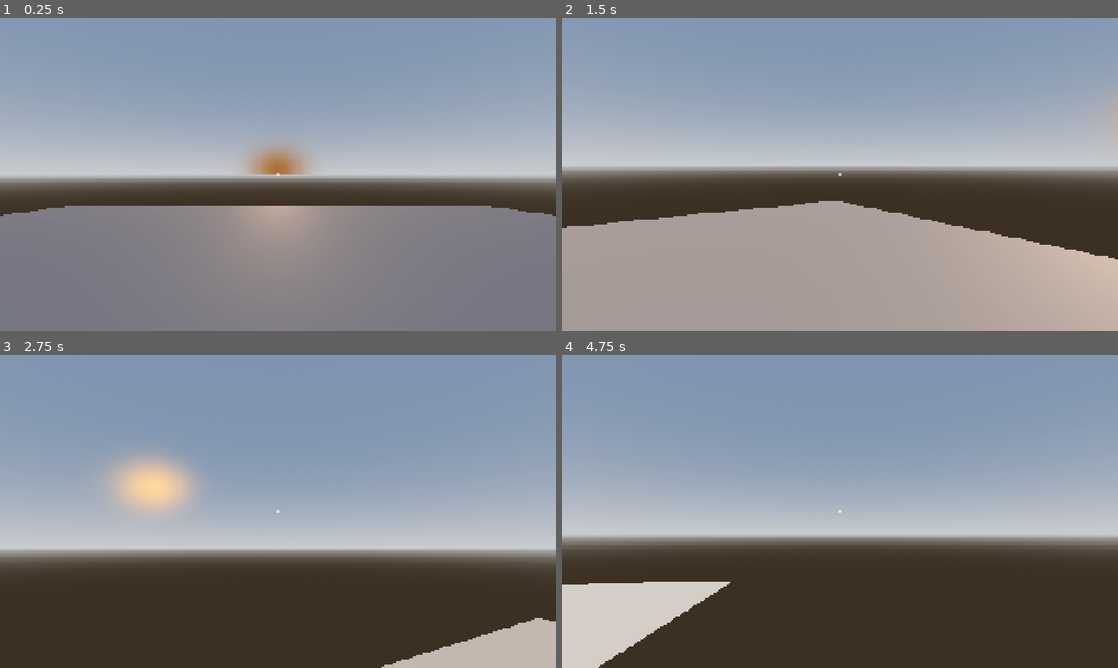
Above: before the commit, frames 1-4 (two rows, left to right).
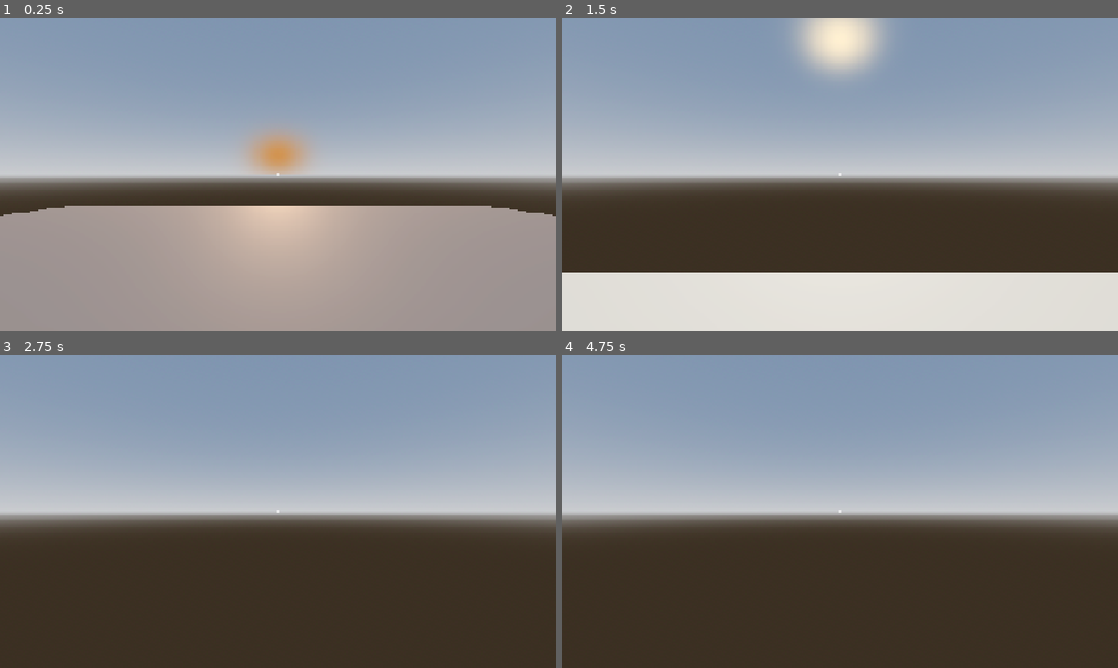
Above: after the commit, the same moments.

Repository: Octoan1/Respawn-Game-Jam-2025
Game: Godot game, scene res://scenes/main.tscn
The game is run twice, just before and just after one commit, with the same random seed, the same clock (stepped at 60 frames per second) and the same inputs.
Inputs (mouse positions are in pixels of both pictures, inside the frame that each line leads up to):
- Up to frame 1 (0.25 s): no input
- Up to frame 2 (1.5 s): tap Enter at 0.5 s; move the mouse to (867, 174) at 0.52 s; hold W (move_forward) from 0.53 s (still down); tap Space (jump) at 0.77 s; move the mouse to (812, 174) at 1.27 s
- Up to frame 3 (2.75 s): keep holding W (move_forward); tap Space (jump) at 1.52 s; move the mouse to (289, 505) at 2.02 s
- Up to frame 4 (4.75 s): keep holding W (move_forward); move the mouse to (834, 517) at 2.77 s; tap Space (jump) at 3.02, 3.77, 4.52 s; move the mouse to (878, 514) at 3.52 s; move the mouse to (795, 508) at 4.27 s

The runs differ from the first frame. In frame 1, 41% of the frame differs, in the area x 0-100%, y 36-100%; in frame 2, 44%, in the area x 0-100%, y 0-100%; in frame 3, 27%; in frame 4, 16%.

Commit message:
Resetting position and direction

Diff:
--- a/scenes/main.tscn
+++ b/scenes/main.tscn
@@ -6,6 +6,7 @@
 [ext_resource type="Script" uid="uid://bfqiit3i4il1q" path="res://scenes/box_test.gd" id="5_tbgi4"]
 [ext_resource type="PackedScene" uid="uid://i8p0bkkwa0ot" path="res://scenes/environment/props/obelisk.tscn" id="5_tefeu"]
 [ext_resource type="Texture2D" uid="uid://btf5arbs8djy5" path="res://assets/crosshair.svg" id="6_o6xl0"]
+[ext_resource type="Script" uid="uid://bb8ps6a8lrwj5" path="res://scenes/reset_manager.gd" id="6_tipki"]
 
 [sub_resource type="GDScript" id="GDScript_tbgi4"]
 resource_name = "GlobalInputs"
@@ -80,9 +81,9 @@
 [node name="Objects" type="Node" parent="."]
 
 [node name="Sun" type="DirectionalLight3D" parent="Objects"]
-transform = Transform3D(1, 0, 0, 0, -0.9774491, 0.21117117, 0, -0.21117117, -0.9774491, 0.68523884, 2.824976, -10.557611)
 shadow_enabled = true
 script = ExtResource("1_tbgi4")
+sun_angle_offset = 180.0
 
 [node name="Moon" type="MeshInstance3D" parent="Objects"]
 mesh = SubResource("SphereMesh_tipki")
@@ -156,7 +157,7 @@
 offset_right = 40.0
 offset_bottom = 40.0
 
-[node name="Crosshair" type="Control" parent="UI"]
+[node name="Control" type="Control" parent="UI"]
 layout_mode = 3
 anchors_preset = 15
 anchor_right = 1.0
@@ -165,9 +166,22 @@
 grow_vertical = 2
 mouse_filter = 1
 
-[node name="TextureRect" type="TextureRect" parent="UI/Crosshair"]
+[node name="ResetManager" type="Node" parent="UI/Control"]
+script = ExtResource("6_tipki")
+player_path = NodePath("../../../Objects/PlayerPostProcess/PostProcessViewport/Player")
+
+[node name="CanvasLayer" type="CanvasLayer" parent="UI/Control/ResetManager"]
+
+[node name="FadeOverlay" type="ColorRect" parent="UI/Control/ResetManager/CanvasLayer"]
+modulate = Color(1, 1, 1, 0)
+anchors_preset = -1
+anchor_bottom = 0.053000003
+offset_right = 1930.0
+offset_bottom = 1035.76
+color = Color(0, 0, 0, 1)
+
+[node name="TextureRect" type="TextureRect" parent="UI/Control/ResetManager/CanvasLayer"]
 self_modulate = Color(1, 1, 1, 0.6666667)
-layout_mode = 1
 anchors_preset = 8
 anchor_left = 0.5
 anchor_top = 0.5
--- a/scenes/moon.gd
+++ b/scenes/moon.gd
@@ -17,7 +17,7 @@
 func _process(delta: float) -> void:
 	var t = GlobalTime.time_of_day
 	# Map time (0–24h) to full rotation
-	var sun_angle_deg = ((t / 24.0) * 360.0) + 90.0
+	var sun_angle_deg = ((t / 24.0) * 360.0) + 180
 	var moon_angle_deg = sun_angle_deg + 180.0  # Opposite of sun
 
 	# Convert to radians
--- /dev/null
+++ b/scenes/reset_manager.gd
@@ -0,0 +1,65 @@
+extends Node
+
+@export var fade_speed : float = 0.5
+@export var reset_time : float = 24.0  # when the day ends
+@export var fade_color : Color = Color.BLACK
+@onready var fade_overlay : ColorRect = $CanvasLayer/FadeOverlay
+@export var player_path : NodePath
+@onready var player : Node = get_node_or_null(player_path)
+
+var is_fading_out = false
+var is_fading_in = false
+var fade_progress = 0.0
+var day_resetting = false
+
+func _process(delta: float) -> void:
+	# Check if it's time to reset the day
+	if not day_resetting and GlobalTime.time_of_day >= reset_time:
+		start_day_reset()
+
+	# Handle fading
+	if is_fading_out:
+		fade_progress += delta * fade_speed
+		fade_overlay.modulate.a = clamp(fade_progress, 0.0, 1.0)
+		if fade_progress >= 1.0:
+			is_fading_out = false
+			perform_reset()
+			is_fading_in = true
+			fade_progress = 1.0
+
+	elif is_fading_in:
+		fade_progress -= delta * fade_speed
+		fade_overlay.modulate.a = clamp(fade_progress, 0.0, 1.0)
+		if fade_progress <= 0.0:
+			is_fading_in = false
+			day_resetting = false
+
+
+func start_day_reset() -> void:
+	day_resetting = true
+	is_fading_out = true
+	fade_progress = 0.0
+	GlobalTime.stopped = true
+
+
+func perform_reset() -> void:
+	# Reset time
+	GlobalTime.time_of_day = 0.0  # start of new day
+	GlobalTime.stopped = false
+
+	# Reset player position
+	if player:
+		player.global_position = Vector3.ZERO
+		player.look_at(Vector3(0, 0, -1), Vector3.UP)
+
+		var neck = player.get_node_or_null("Neck")
+		if neck:
+			neck.look_at(neck.global_position - Vector3(0,0,1), Vector3.UP)
+		else:
+			print("No Neck")
+
+		var cam = neck.get_node_or_null("Camera3D")
+		if cam:
+			cam.look_at(cam.global_position - Vector3(0,0,1), Vector3.UP)
+		else:
+			print("No Cam")
--- /dev/null
+++ b/scenes/text_edit.gd
@@ -0,0 +1,4 @@
+extends TextEdit
+
+func _process(delta: float) -> void:
+	text = str(GlobalTime.day_counter) + str(GlobalTime.time_of_day)
--- a/scripts/GlobalTime.gd
+++ b/scripts/GlobalTime.gd
@@ -1,10 +1,15 @@
 extends Node
 
 # 0.0 -> 24.0 (hours)
-var time_of_day : float = 6.0  # Start at 6 AM
-var day_length : float = 60.0  # Seconds for a full day
+var time_of_day : float = 0.0  # Start at 6 AM
+var day_length : float = 0.25 * 60.0  # Seconds for a full day
+var day_counter : int = 0
+var stopped : bool = false
 
 func _process(delta: float) -> void:
 	# Increase time based on day length
-	time_of_day += (24.0 / day_length) * delta
-	time_of_day = fmod(time_of_day, 24.0)  # Wrap around 24 hours
+	if(!stopped):
+		time_of_day = fmod(time_of_day, 24.0)  # Wrap around 24 hours
+		time_of_day += (24.0 / day_length) * delta
+		if(time_of_day >= 24):
+			day_counter += 1
--- a/scripts/sun.gd
+++ b/scripts/sun.gd
@@ -1,7 +1,7 @@
 extends DirectionalLight3D
 
-@export var sunrise_time : float = 6.0
-@export var sunset_time : float = 18.0
+@export var sunrise_time : float = 0.0
+@export var sunset_time : float = 12.0
 @export var day_intensity : float = 1.0
 @export var night_intensity : float = 0.5
 
@@ -10,7 +10,7 @@
 @export var sunset_color : Color = Color(1.0, 0.4, 0.2)
 @export var night_color : Color = Color(0.1, 0.1, 0.2)
 
-@export var sun_angle_offset : float = 90
+@export var sun_angle_offset : float
 
 func _process(delta: float) -> void:
 	var t = GlobalTime.time_of_day
Not shown: 1 places in scenes/main.tscn that only renumber resources
Not shown, added: scenes/reset_manager.gd.uid
Not shown, added: scenes/text_edit.gd.uid
